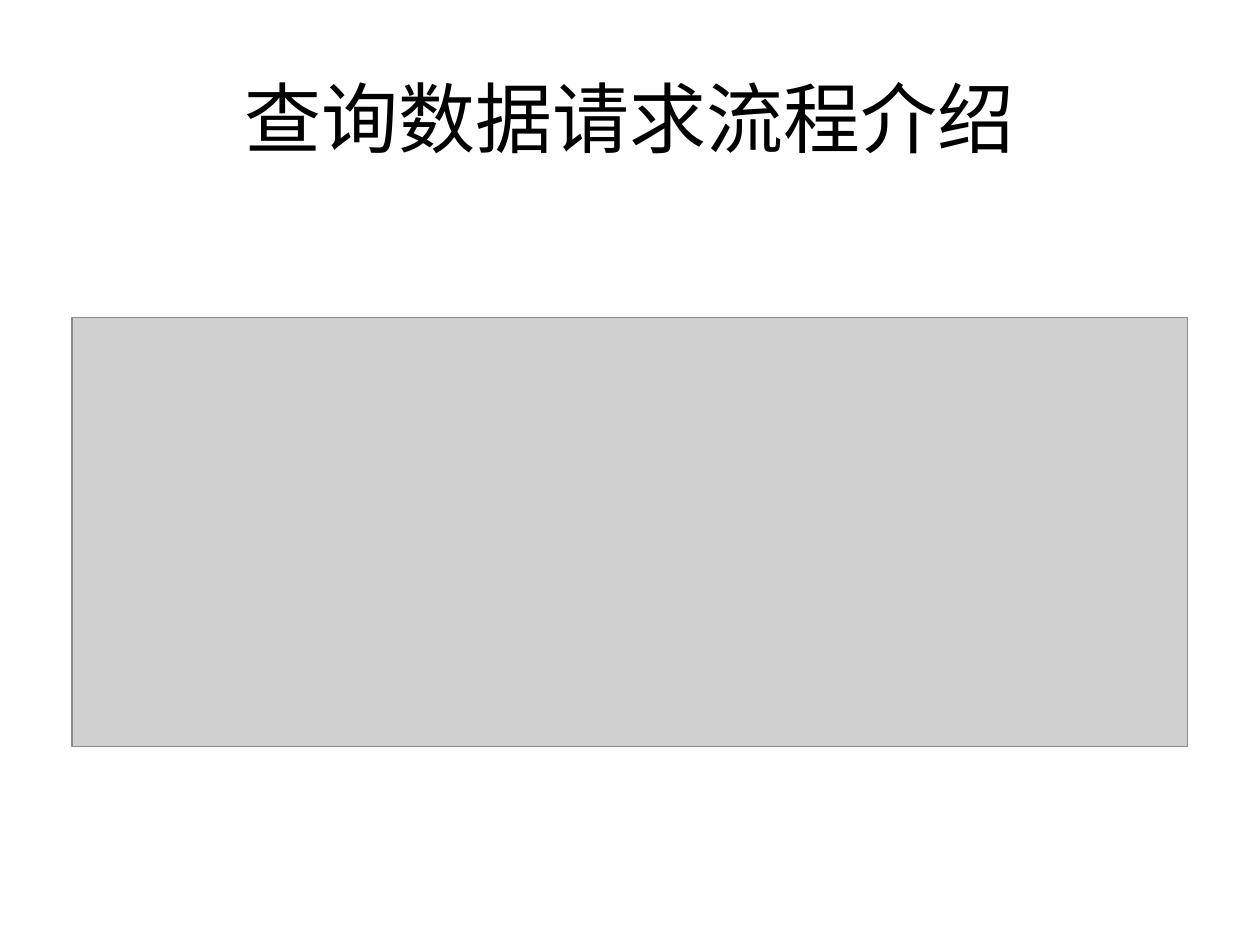
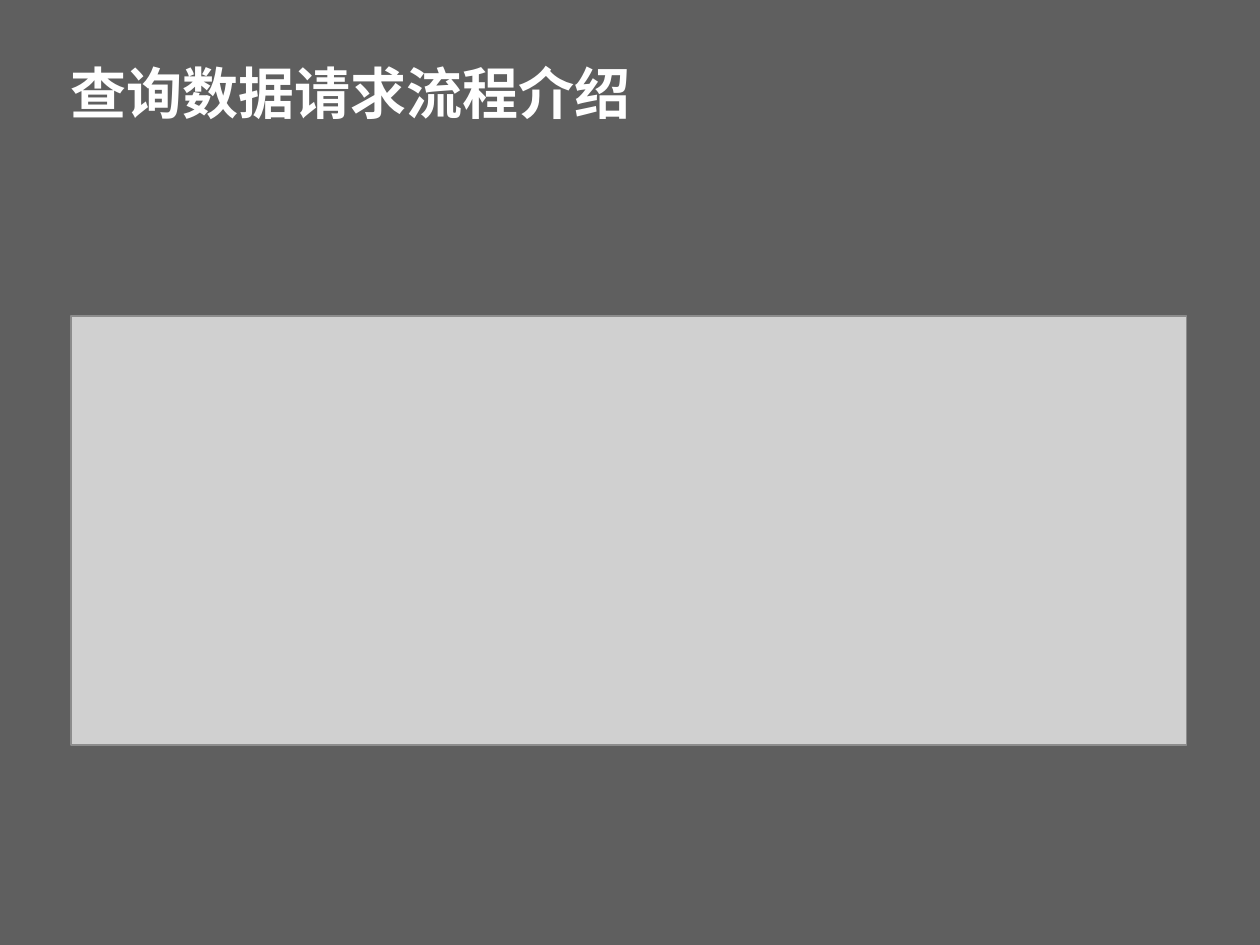
Before and after one commit to beautifulSoup/GraduateDesign, a slide deck: slide 7 of Impala直方图模块设计.pptx. Drawn at 1260x945 pixels with LibreOffice and Linux fonts; fonts in the diff are those of the drawing; grey boxes stand for pictures; background and template pictures are left out. Boxes give left, top, right and bottom in pixels: in the first picture for what was removed or moved away, otherwise in the second. Text is boxed around its words. In the diff, an @@ line names an element or a change of style, - is before the commit and + after.

```diff
--- a/Impala直方图模块设计.pptx
+++ b/Impala直方图模块设计.pptx
@@ background #FFFFFF to picture (left out) @@
@@ title "查询数据请求流程介绍": place and size @@
-title "查询数据请求流程介绍" at bbox=[245, 82, 1015, 154]
+title "查询数据请求流程介绍" at bbox=[70, 66, 630, 119]
@@ title "查询数据请求流程介绍" at bbox=[70, 66, 630, 119]: size 44 to 32 pt, font Calibri to Noto Sans CJK SC, text colour #000000 to #FFFFFF, bold on; alignment centre to left; line spacing 1 to 0.9; vertical alignment middle to bottom @@
```
Also in this commit, not shown: 5 other slides changed, 4 slides added, 1 slide removed, 14 other files.
